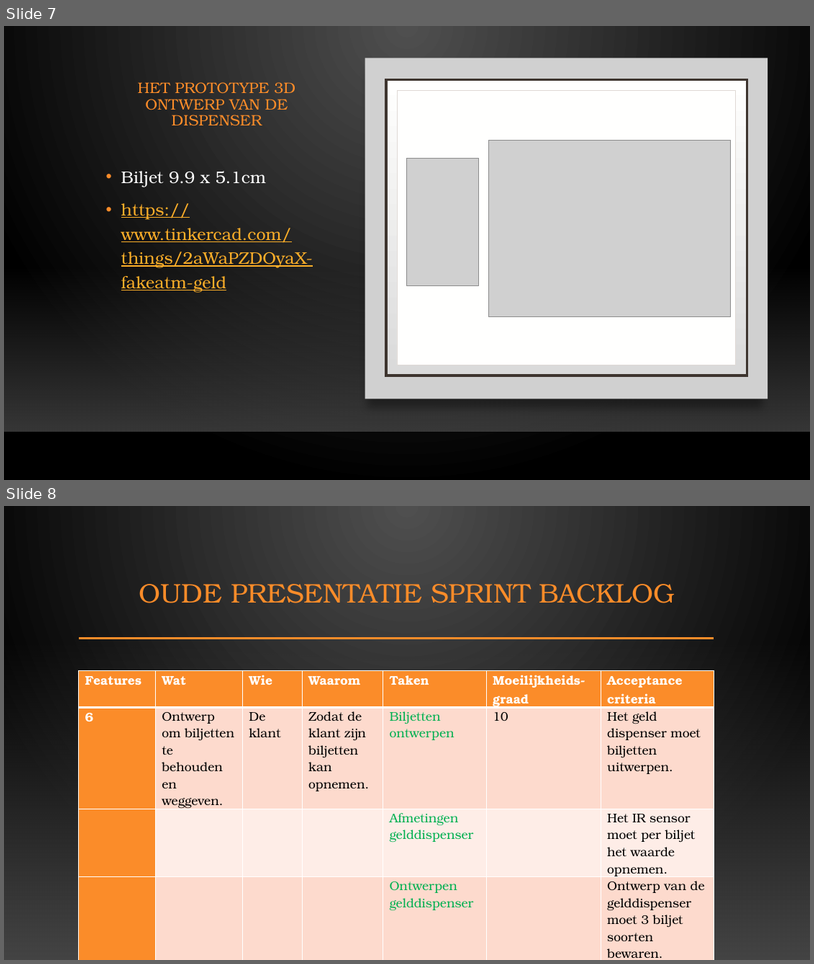
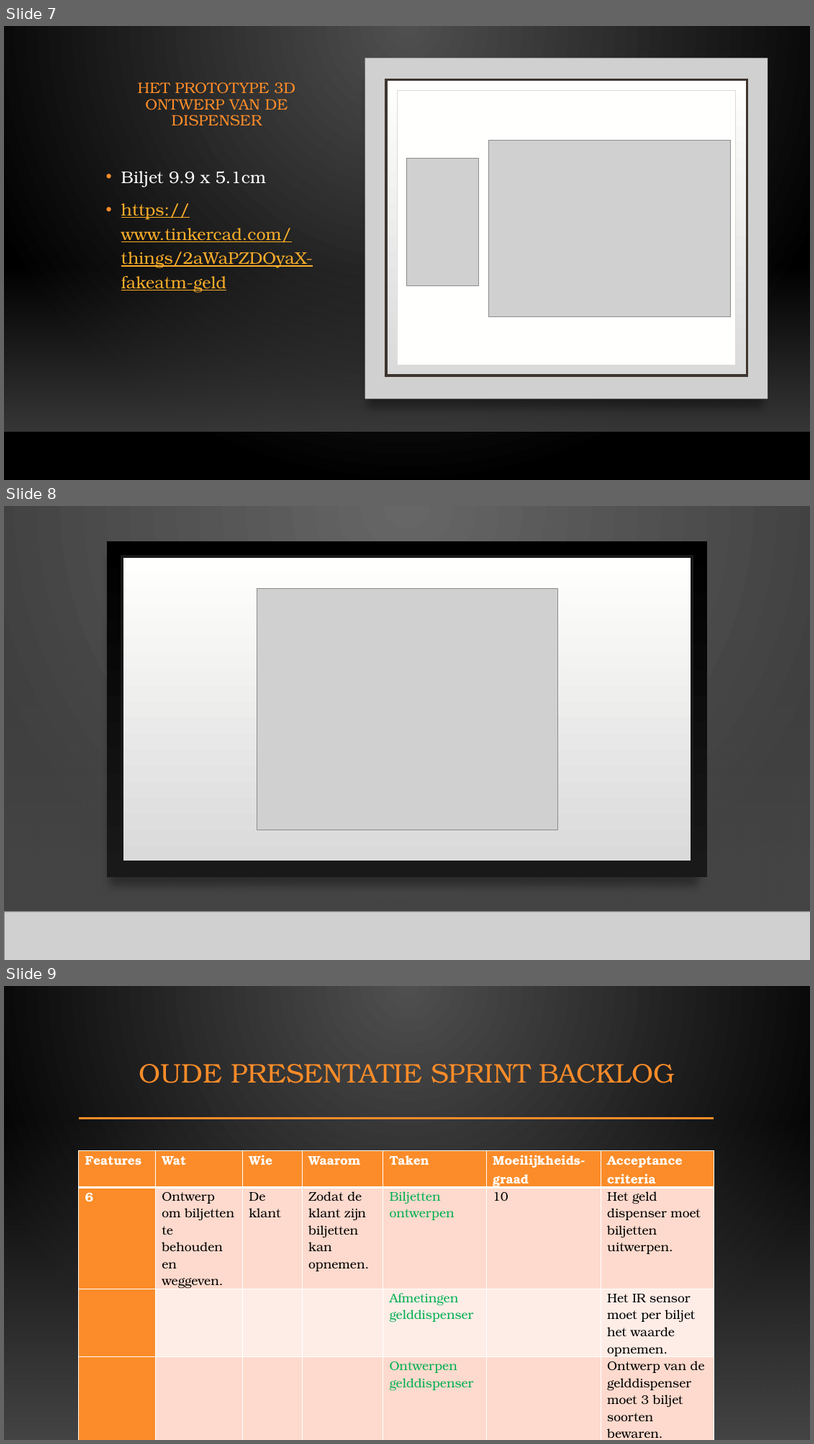
Before and after one commit to OG-netizen/Project-3-4, a slide deck: Sprint Planning/Scrum meeting 4.pptx. Shown one above the other, each under a label of ours: slides 7 and 8 before the commit, slides 7, 8 and 9 after it. The pictures are 814x964 and 814x1444 pixels, drawn with LibreOffice and Linux fonts; fonts in the diff are those of the drawing; grey boxes stand for pictures; background and template pictures are left out. Boxes give left, top, right and bottom in pixels: in the first picture for what was removed or moved away, otherwise in the second. Text is boxed around its words. In the diff, an @@ line names an element or a change of style, - is before the commit and + after.

```diff
--- a/Sprint Planning/Scrum meeting 4.pptx
+++ b/Sprint Planning/Scrum meeting 4.pptx
@@ slide 8 added at (4,506,810,960), background gradient #666666 to #3F3F3F; not listed: 2 template elements that a slide beside it also shows @@
@@ rectangle added at (107,541,707,877), fill gradient #000001 to #191919 @@
@@ rectangle added at (122,556,692,862), fill gradient #DADADA to #FFFFFE, outline #191919 4 pt @@
@@ picture added at (257,588,558,830) @@
@@ rectangle added at (4,640,810,911), fill gradient #454545 @@
@@ picture added at (4,911,810,960) @@
@@ line added from (4, 911) to (810, 911), #000001 1 pt @@
@@ what was slide 8 is now slide 9 @@
```
Also in this commit, not shown: 1 other file.
